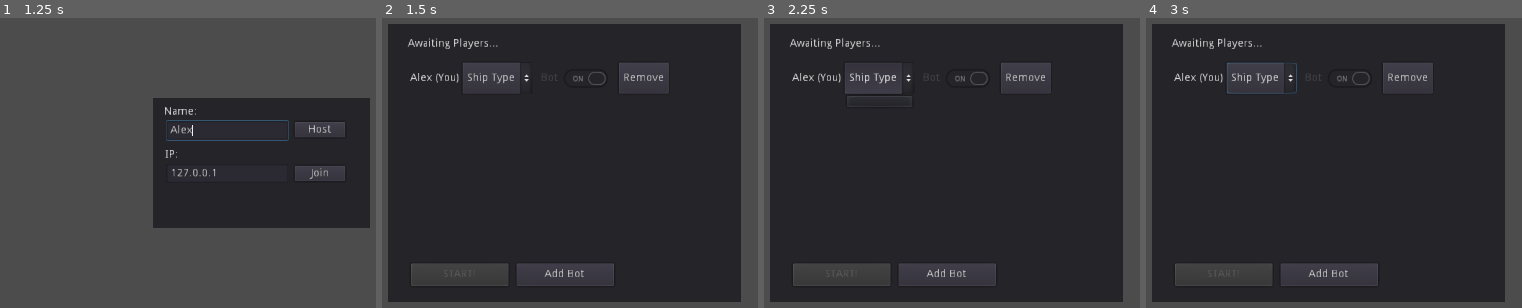
Above: before the commit, frames 1-4 (left to right).
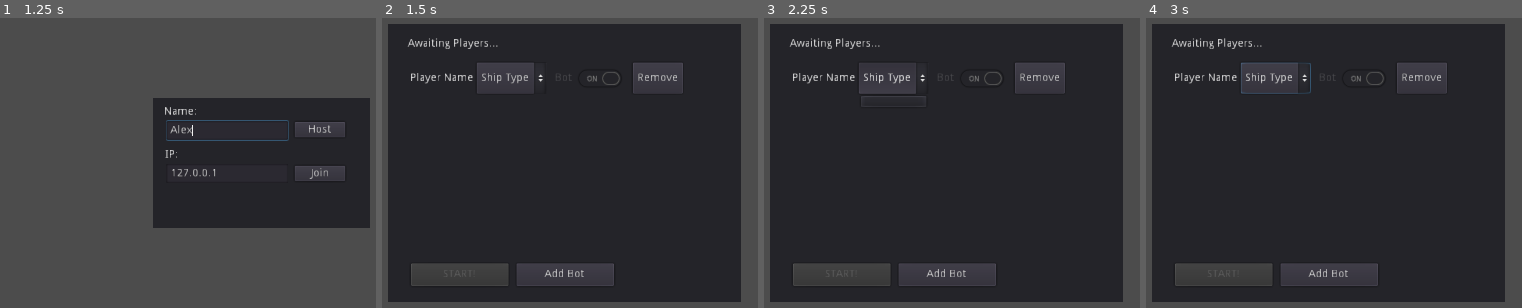
Above: after the commit, the same moments.

Repository: EamonnMR/orbital_fortress
Game: Godot game, scene res://lobby.tscn
The game is run twice, just before and just after one commit, with the same random seed, the same clock (stepped at 60 frames per second) and the same inputs.
Inputs (mouse positions are in pixels of both pictures, inside the frame that each line leads up to):
- Up to frame 1 (1.25 s): click (225, 131) at 0.52 s; type "Alex" at 0.6 s
- Up to frame 2 (1.5 s): click "Host" at 1.25 s
- Up to frame 3 (2.25 s): click "Ship Type" at 2 s
- Up to frame 4 (3 s): click "Remove" at 2.75 s

Frame 1 is identical in both runs. In frame 2, 1.7% of the frame differs, in the area x 7-81%, y 15-26%; in frame 3, 1.7%; in frame 4, 1.8%, in the area x 7-81%, y 15-27%.

Commit message:
Properly stack up player items in the lobby

Diff:
--- a/LobbyPlayer.gd
+++ b/LobbyPlayer.gd
@@ -1,4 +1,4 @@
-extends Node2D
+extends HBoxContainer
 
 var player = null
 
@@ -18,4 +18,4 @@
 
 func set_player(new_player):
 	player = new_player
-	$HBoxContainer/Label.text = new_player
+	# $HBoxContainer/Label.text = new_player
--- a/LobbyPlayer.tscn
+++ b/LobbyPlayer.tscn
@@ -2,29 +2,27 @@
 
 [ext_resource path="res://LobbyPlayer.gd" type="Script" id=1]
 
-[node name="LobbyPlayer" type="Node2D"]
-script = ExtResource( 1 )
-
-[node name="HBoxContainer" type="HBoxContainer" parent="."]
+[node name="HBoxContainer" type="HBoxContainer"]
 margin_right = 377.0
 margin_bottom = 40.0
+script = ExtResource( 1 )
 __meta__ = {
 "_edit_use_anchors_": false
 }
 
-[node name="Label" type="Label" parent="HBoxContainer"]
+[node name="Label" type="Label" parent="."]
 margin_top = 13.0
 margin_right = 81.0
 margin_bottom = 27.0
 text = "Player Name"
 
-[node name="OptionButton" type="OptionButton" parent="HBoxContainer"]
+[node name="OptionButton" type="OptionButton" parent="."]
 margin_left = 85.0
 margin_right = 175.0
 margin_bottom = 40.0
 text = "Ship Type"
 
-[node name="CheckButton" type="CheckButton" parent="HBoxContainer"]
+[node name="CheckButton" type="CheckButton" parent="."]
 margin_left = 179.0
 margin_right = 281.0
 margin_bottom = 40.0
@@ -32,8 +30,10 @@
 pressed = true
 text = "Bot"
 
-[node name="Button2" type="Button" parent="HBoxContainer"]
+[node name="Button2" type="Button" parent="."]
 margin_left = 285.0
 margin_right = 349.0
 margin_bottom = 40.0
 text = "Remove"
+
+[node name="LobbyPlayer" type="Node2D" parent="."]
